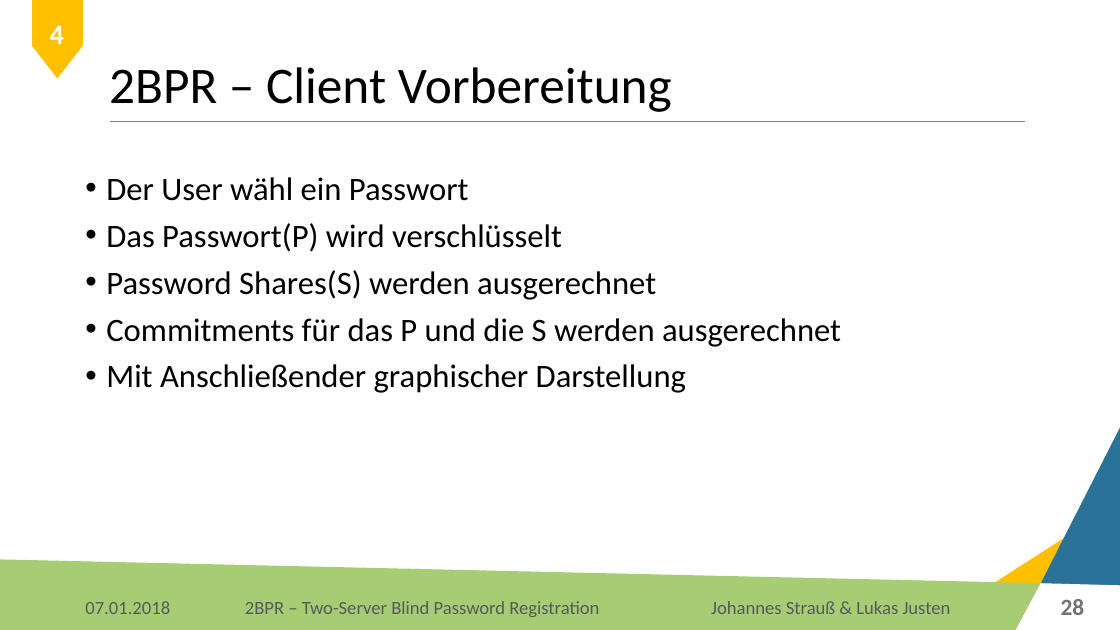
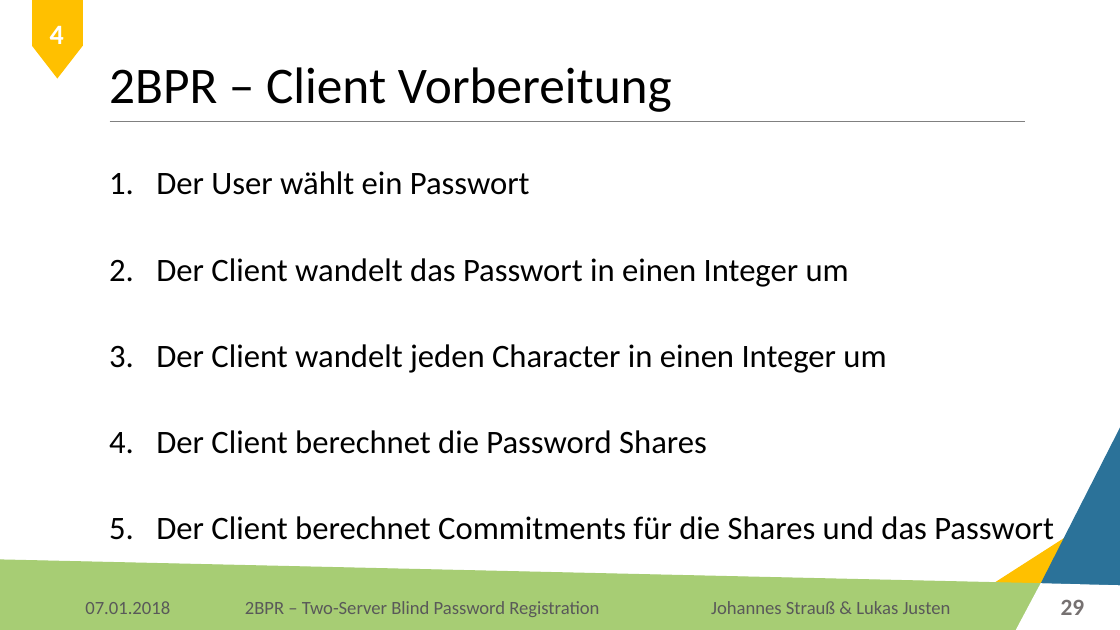
Before and after one commit to Lukas-Justen/IT-Security-2BPR, a slide deck: slide 29 of 2BPR.pptx (slide 28 before the commit). Drawn at 1120x630 pixels with LibreOffice and Linux fonts; fonts in the diff are those of the drawing; background and template pictures are left out. Boxes give left, top, right and bottom in pixels: in the first picture for what was removed or moved away, otherwise in the second. Text is boxed around its words. In the diff, an @@ line names an element or a change of style, - is before the commit and + after.

Commit message:
Aktualisierung zu Fazit, Client Preparation und Share Verifikation

```diff
--- a/2BPR.pptx
+++ b/2BPR.pptx
@@ text at (156, 171, 1054, 548): text changed @@
-• Der User wähl ein Passwort
-• Das Passwort(P) wird verschlüsselt
-• Password Shares(S) werden ausgerechnet
-• Commitments für das P und die S werden ausgerechnet
-• Mit Anschließender graphischer Darstellung
+1. Der User wählt ein Passwort
+2. Der Client wandelt das Passwort in einen Integer um
+3. Der Client wandelt jeden Character in einen Integer um
+4. Der Client berechnet die Password Shares
+5. Der Client berechnet Commitments für die Shares und das Passwort
@@ page number at (1061, 599, 1085, 615): text changed @@
-28
+29
```
Also in this commit, not shown: 10 other slides changed, 3 slides added, 1 slide removed, 1 other file.
